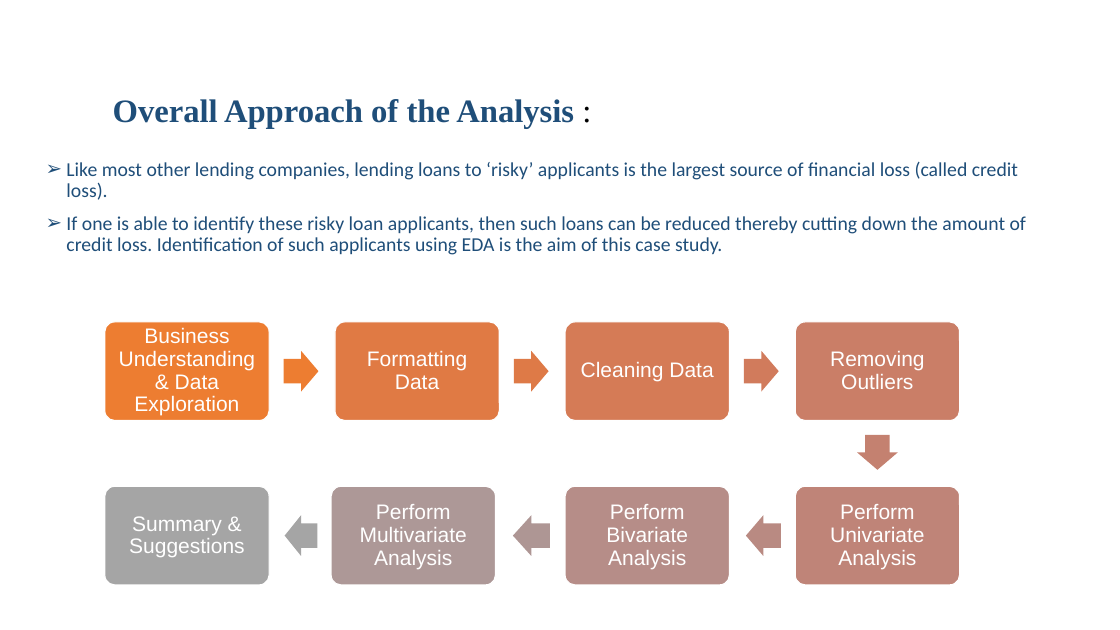
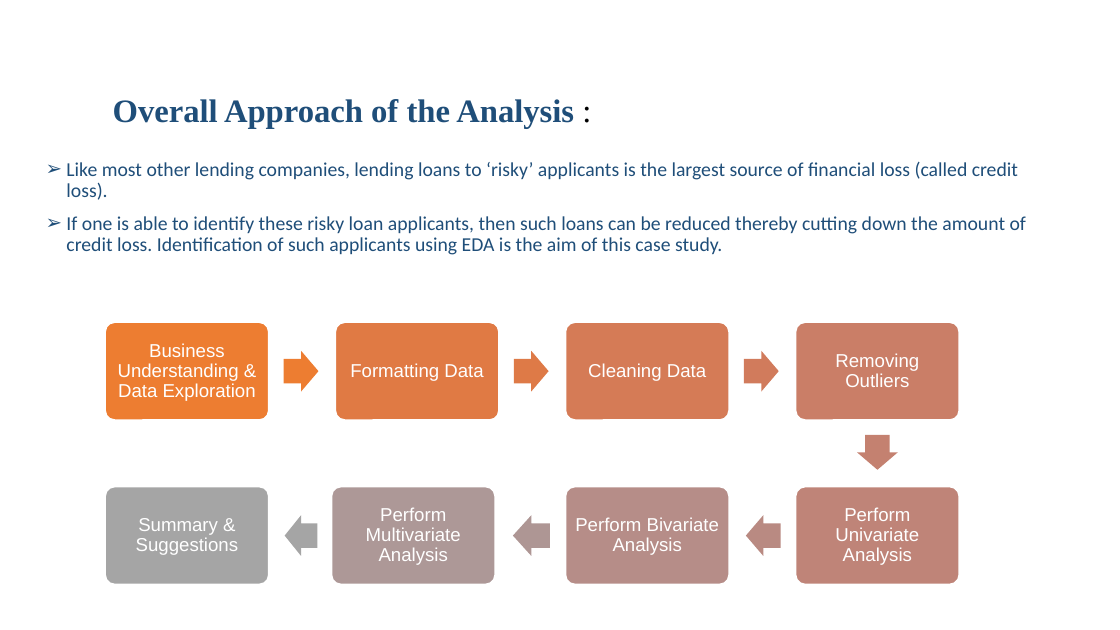
Before and after one commit to Ramya4321/Lending-Club-Case-Study, a slide deck: slide 3 of Lending Club Case Study.pptx. Drawn at 1120x630 pixels with LibreOffice and Linux fonts; fonts in the diff are those of the drawing; background and template pictures are left out. Boxes give left, top, right and bottom in pixels: in the first picture for what was removed or moved away, otherwise in the second. Text is boxed around its words. In the diff, an @@ line names an element or a change of style, - is before the commit and + after.

```diff
--- a/Lending Club Case Study.pptx
+++ b/Lending Club Case Study.pptx
@@ outline #FFFFFF 1 pt to #FFFFFF 2 pt in 8 elements at bbox=[105, 322, 270, 420], bbox=[335, 322, 500, 420], bbox=[565, 322, 730, 420], bbox=[796, 322, 960, 420], bbox=[796, 486, 960, 585], bbox=[565, 486, 730, 585], bbox=[331, 486, 496, 585], bbox=[105, 486, 270, 585] @@
@@ size 18 to 16 pt in 8 elements at bbox=[118, 343, 256, 401], bbox=[350, 363, 483, 381], bbox=[588, 363, 706, 381], bbox=[835, 353, 919, 387], bbox=[835, 507, 919, 565], bbox=[575, 517, 719, 555], bbox=[366, 507, 461, 565], bbox=[136, 518, 238, 555] @@
```
Also in this commit, not shown: 6 other slides changed, 6 slides added, 1 slide removed, 2 other files.
